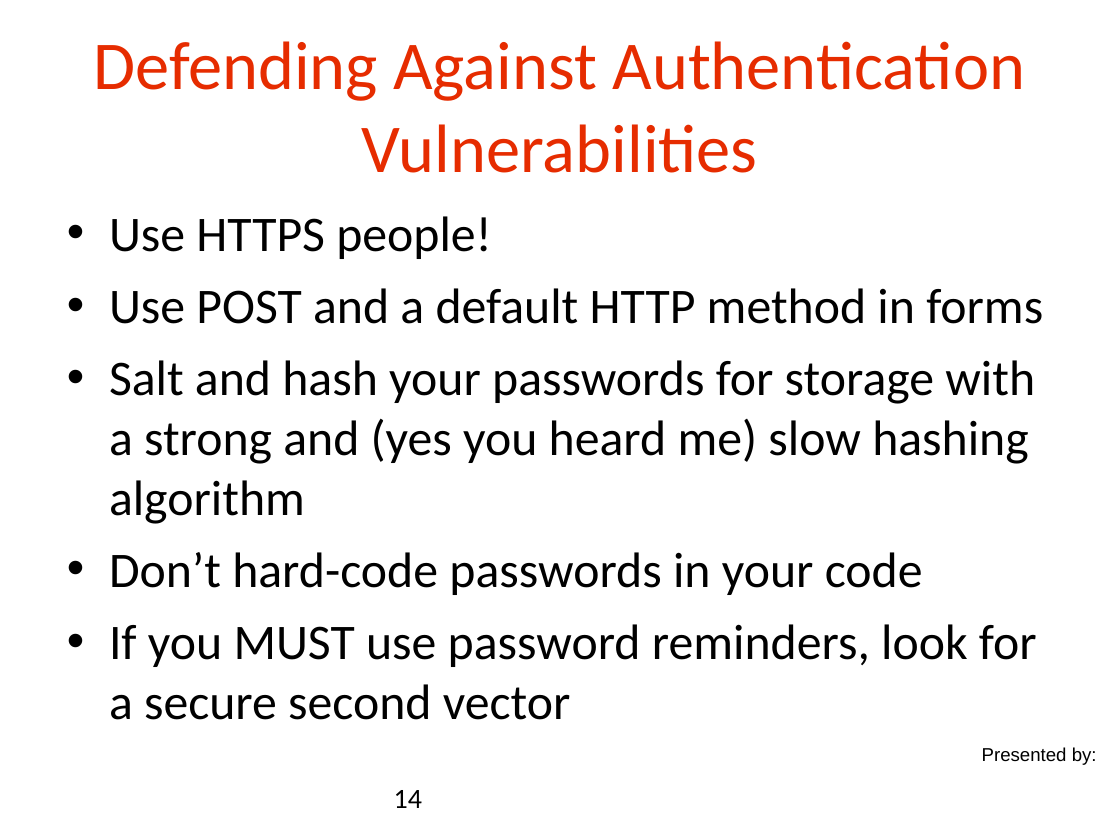
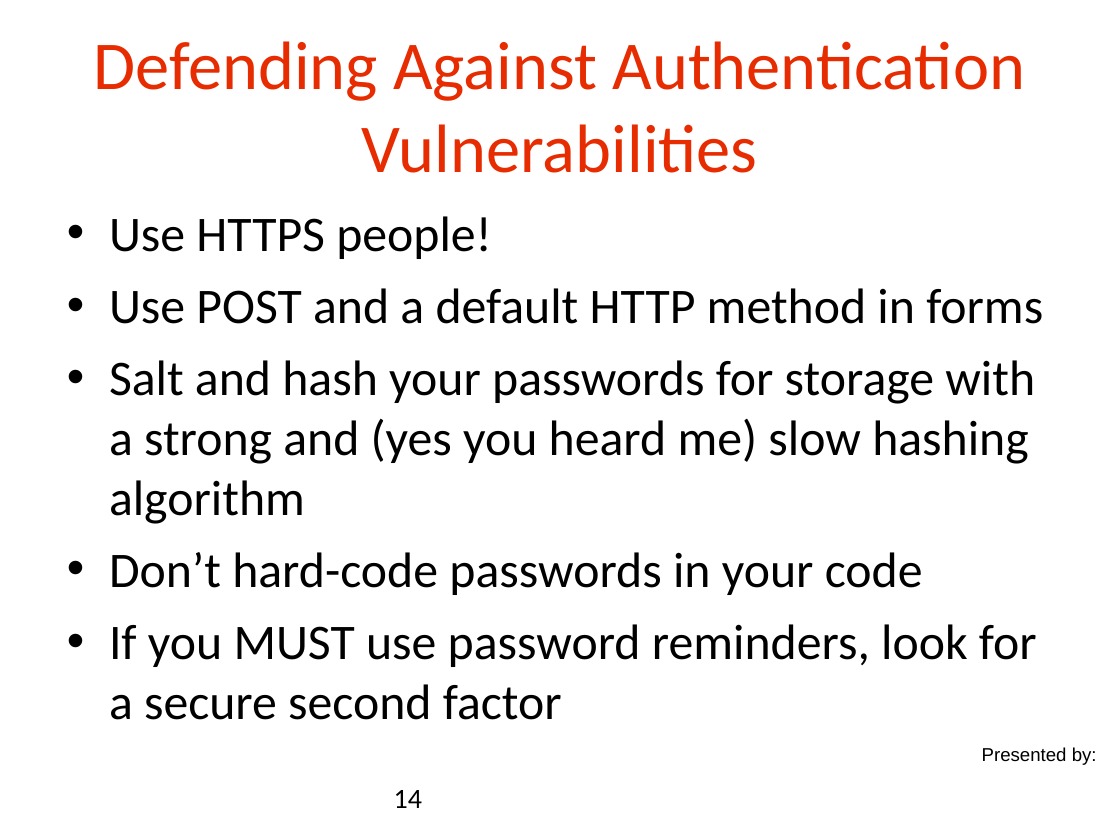
Before and after one commit to danielsomerfield/app-sec-presentation, a slide deck: slide 14 of AppSec Presentation Deck Day 3.ppt. Drawn at 1120x840 pixels with LibreOffice and Linux fonts; fonts in the diff are those of the drawing; background and template pictures are left out. Boxes give left, top, right and bottom in pixels: in the first picture for what was removed or moved away, otherwise in the second. Text is boxed around its words. In the diff, an @@ line names an element or a change of style, - is before the commit and + after.

```diff
--- a/AppSec Presentation Deck Day 3.ppt
+++ b/AppSec Presentation Deck Day 3.ppt
@@ text at [109, 624, 1037, 720]: text changed @@
-• If you MUST use password reminders, look for a secure second vector
+• If you MUST use password reminders, look for a secure second factor
```
Also in this commit, not shown: 2 other slides changed, 4 other files.
